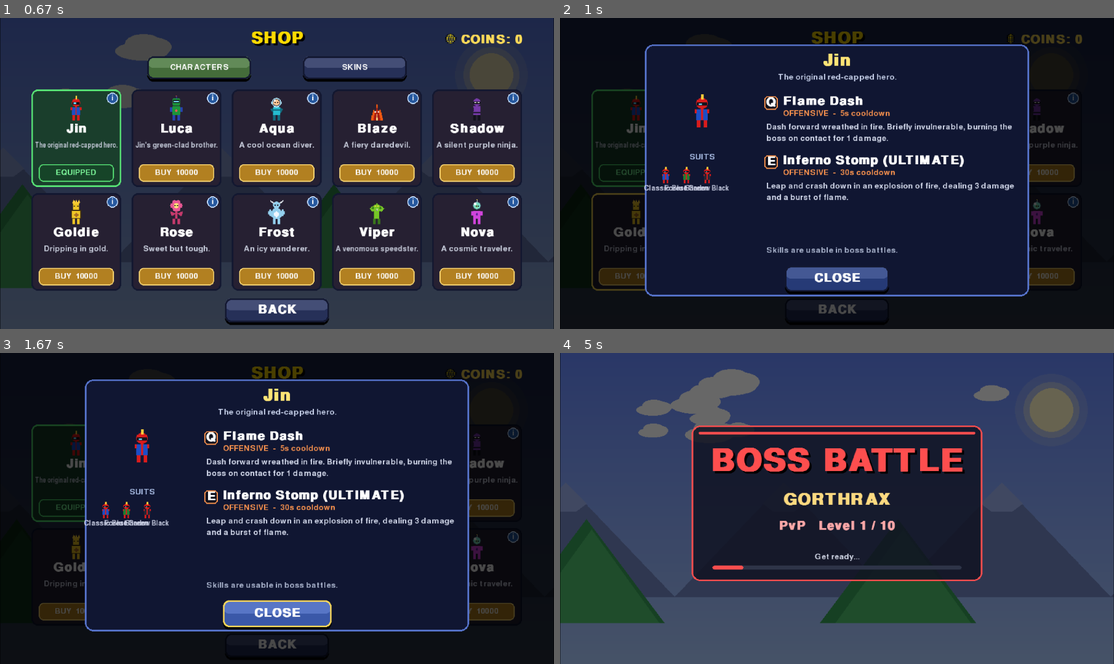
Above: before the commit, frames 1-4 (two rows, left to right).
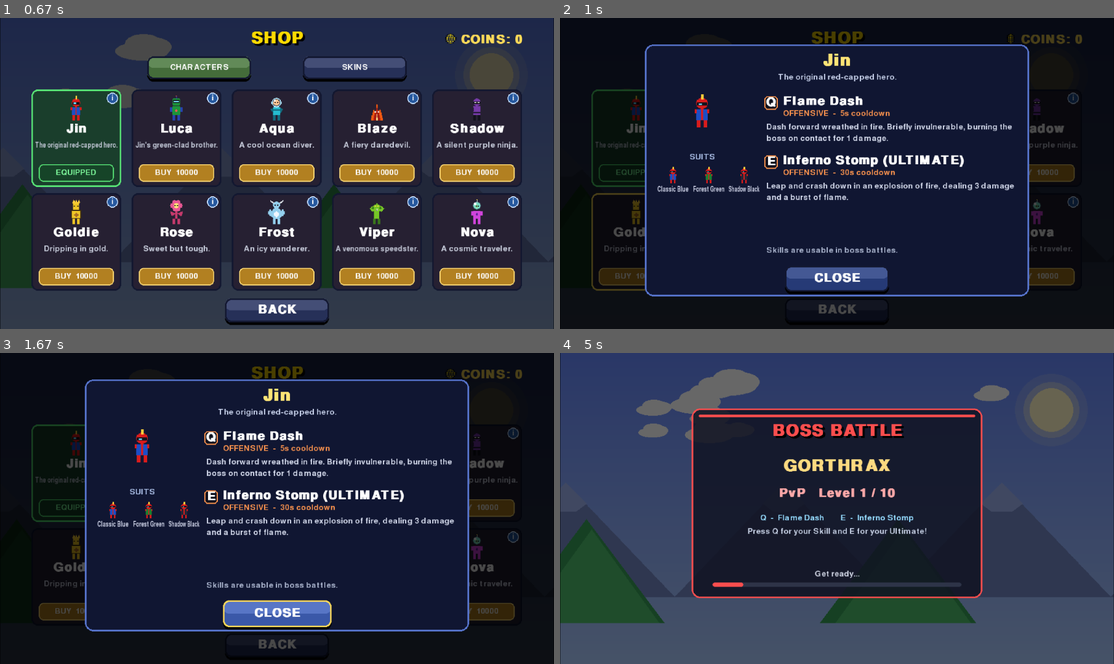
Above: after the commit, the same moments.

Repository: jinsungj27-collab/Pygame
Game: pygame game, started from main.py
Two runs of this game, one before a commit and one after it. Both use one fixed random seed, a clock stepped at 60 frames per second and the inputs below.
Inputs (mouse positions are in pixels of both pictures, inside the frame that each line leads up to):
- Up to frame 1 (0.67 s): press the mouse at (277, 220) at 0.37 s; move the mouse to (265, 154) at 0.47 s; release the mouse at (254, 89) at 0.6 s
- Up to frame 2 (1 s): press the mouse at (670, 98) at 0.7 s; move the mouse to (654, 179) at 0.8 s; release the mouse at (643, 263) at 0.93 s
- Up to frame 3 (1.67 s): press the mouse at (376, 576) at 1.03 s; move the mouse to (371, 520) at 1.13 s; release the mouse at (365, 464) at 1.27 s; press the mouse at (409, 433) at 1.37 s; move the mouse to (337, 527) at 1.47 s; release the mouse at (265, 620) at 1.6 s
- Up to frame 4 (5 s): press the mouse at (1036, 508) at 1.7 s; move the mouse to (831, 502) at 1.8 s; release the mouse at (632, 499) at 1.93 s; press the mouse at (637, 576) at 2.03 s; move the mouse to (753, 601) at 2.13 s; release the mouse at (875, 626) at 2.27 s; press the mouse at (759, 402) at 2.37 s; move the mouse to (864, 440) at 2.47 s; release the mouse at (975, 480) at 2.6 s; press the mouse at (837, 611) at 2.7 s; move the mouse to (864, 536) at 2.8 s; release the mouse at (892, 464) at 2.93 s; press the mouse at (737, 508) at 3.03 s; move the mouse to (737, 536) at 3.13 s; release the mouse at (731, 564) at 3.27 s; click (776, 583) at 3.38 s; click (654, 430) at 3.72 s; press the mouse at (837, 645) at 4.03 s; move the mouse to (825, 561) at 4.13 s; release the mouse at (814, 477) at 4.27 s; press the mouse at (837, 520) at 4.37 s; move the mouse to (931, 458) at 4.47 s; release the mouse at (1025, 396) at 4.6 s; press the mouse at (920, 533) at 4.7 s; move the mouse to (969, 542) at 4.8 s; release the mouse at (1019, 555) at 4.93 s

Frame 1 is identical in both runs. In frame 2, 0.6% of the frame differs, in the area x 15-36%, y 47-56%; in frame 3, 0.6%; in frame 4, 12%, in the area x 23-77%, y 17-79%.

Commit message:
Update game and shop logic

Diff:
--- a/game.py
+++ b/game.py
@@ -215,9 +215,9 @@
         self.legal_scroll = 0.0
         self._doc_max_scroll = 0.0
 
-        self.btn_retry    = Button(cx, 340, 260, 60, "RETRY", self.font_menu, icon='play',
+        self.btn_retry    = Button(cx, 356, 260, 60, "RETRY", self.font_menu, icon='play',
                                    base_color=(30, 120, 60), hover_color=(50, 170, 90))
-        self.btn_go_menu  = Button(cx, 415, 260, 60, "MAIN MENU", self.font_menu, icon='home',
+        self.btn_go_menu  = Button(cx, 428, 260, 60, "MAIN MENU", self.font_menu, icon='home',
                                    base_color=(110, 70, 30), hover_color=(160, 110, 50))
 
     def _music_label(self):
@@ -380,6 +380,9 @@
     def _on_victory(self):
         """All PvP bosses cleared - show the game-over screen as a win."""
         stop_music()
+        # Bank the run's coins into the persistent wallet, just like a normal
+        # game over, so a winning run isn't penalized by losing its coins.
+        self.wallet += self.coins
         self.victory = True
         self.new_record = self.score > self.prev_high
         if self.score > self.high_score:
@@ -964,7 +967,7 @@
         bar_w, bar_h = 360, 18
         x = SCREEN_WIDTH // 2 - bar_w // 2
         y = 84
-        label = self.font_hud.render("BOSS", True, (255, 90, 90))
+        label = self.font_hud.render(self._boss_name(), True, (255, 90, 90))
         self.screen.blit(label, (x, y - 24))
         pygame.draw.rect(self.screen, (20, 20, 30), (x - 3, y - 3, bar_w + 6, bar_h + 6),
                          border_radius=6)
@@ -1075,17 +1078,30 @@
         cy = SCREEN_HEIGHT // 2 - 10
         if self.is_boss:
             accent = (255, 80, 80)
-            rect = self._draw_card(cx, cy, 560, 300, accent)
-            self._draw_title_banner("BOSS BATTLE", rect.y + 40, color=accent)
+            rect = self._draw_card(cx, cy, 560, 366, accent)
+            self._draw_title_banner("BOSS BATTLE", rect.y + 28, color=accent,
+                                    big=False)
             nm = self.font_title.render(self._boss_name(), True, (255, 220, 130))
-            self.screen.blit(nm, (cx - nm.get_width() // 2, rect.y + 128))
+            self.screen.blit(nm, (cx - nm.get_width() // 2, rect.y + 96))
             if self.mode == MODE_PVP:
                 sub = self.font_menu.render(
                     f"PvP   Level {self.level_num} / {pvp_level_count()}",
                     True, (255, 170, 170))
             else:
                 sub = self.font_menu.render("Stomp it to win!", True, (235, 235, 245))
-            self.screen.blit(sub, (cx - sub.get_width() // 2, rect.y + 182))
+            self.screen.blit(sub, (cx - sub.get_width() // 2, rect.y + 152))
+
+            # Remind the player their character's skills are available here.
+            if self.skills is not None:
+                q_name = self.skills.q_def['name']
+                u_name = self.skills.ult_def['name']
+                hint1 = self.font_small.render(
+                    f"Q  -  {q_name}        E  -  {u_name}", True, (150, 220, 255))
+                self.screen.blit(hint1, (cx - hint1.get_width() // 2, rect.y + 204))
+                hint2 = self.font_small.render(
+                    "Press Q for your Skill and E for your Ultimate!",
+                    True, (200, 210, 230))
+                self.screen.blit(hint2, (cx - hint2.get_width() // 2, rect.y + 230))
         else:
             accent = tuple(self.theme.get('sun', (255, 220, 0)))[:3]
             rect = self._draw_card(cx, cy, 560, 300, accent)
@@ -1124,6 +1140,11 @@
         for b in (self.btn_resume, self.btn_settings, self.btn_mainmenu):
             b.update(mp)
             b.draw(self.screen)
+        hint = self.font_small.render(
+            "Move: A / D    Jump: Space    Dash: Shift    "
+            "Skill: Q    Ultimate: E", True, (200, 208, 228))
+        self.screen.blit(hint, (SCREEN_WIDTH // 2 - hint.get_width() // 2,
+                                SCREEN_HEIGHT - 40))
 
     def draw_settings(self):
         if self.settings_return == MENU:
@@ -1348,12 +1369,15 @@
         sc = self.font_menu.render(f"Score: {self.score:06d}", True, (255, 255, 255))
         self.screen.blit(sc, (SCREEN_WIDTH // 2 - sc.get_width() // 2, 200))
         hs = self.font_menu.render(f"High Score: {self.high_score:06d}", True, (255, 220, 90))
-        self.screen.blit(hs, (SCREEN_WIDTH // 2 - hs.get_width() // 2, 240))
+        self.screen.blit(hs, (SCREEN_WIDTH // 2 - hs.get_width() // 2, 236))
+        coins_txt = self.font_menu.render(
+            f"Coins earned: +{self.coins}", True, (255, 215, 70))
+        self.screen.blit(coins_txt, (SCREEN_WIDTH // 2 - coins_txt.get_width() // 2, 272))
         if self.new_record:
             flash = (pygame.time.get_ticks() // 250) % 2 == 0
             if flash:
                 nr = self.font_menu.render("NEW HIGH SCORE!", True, (120, 255, 140))
-                self.screen.blit(nr, (SCREEN_WIDTH // 2 - nr.get_width() // 2, 280))
+                self.screen.blit(nr, (SCREEN_WIDTH // 2 - nr.get_width() // 2, 308))
         mp = self._logical_mouse()
         for b in (self.btn_retry, self.btn_go_menu):
             b.update(mp)
--- a/shop.py
+++ b/shop.py
@@ -56,7 +56,7 @@
         'jump': ([180, 720, 1000], 'square'),
         'skins': [
             {'id': 'classic', 'name': 'Ember Red', 'suit': (170, 30, 20), 'price': 0},
-            {'id': 'magma',   'name': 'Magma',     'suit': (90, 20, 20)},
+            {'id': 'magma',   'name': 'Inferno Blue', 'suit': (40, 90, 215)},
         ],
     },
     {
@@ -67,7 +67,7 @@
         'jump': ([120, 400, 520], 'triangle'),
         'skins': [
             {'id': 'classic', 'name': 'Midnight', 'suit': (40, 30, 60), 'price': 0},
-            {'id': 'violet',  'name': 'Violet',   'suit': (140, 70, 210)},
+            {'id': 'violet',  'name': 'Crimson',  'suit': (200, 35, 55)},
         ],
     },
     {
@@ -77,7 +77,7 @@
         'jump': ([220, 880, 1180], 'sine'),
         'skins': [
             {'id': 'classic', 'name': 'Bronze',  'suit': (170, 110, 40), 'price': 0},
-            {'id': 'platinum', 'name': 'Platinum', 'suit': (200, 205, 215)},
+            {'id': 'platinum', 'name': 'Emerald', 'suit': (25, 155, 90)},
         ],
     },
     {
@@ -87,7 +87,7 @@
         'jump': ([210, 640, 880], 'sine'),
         'skins': [
             {'id': 'classic', 'name': 'Blush', 'suit': (200, 60, 110), 'price': 0},
-            {'id': 'cream',   'name': 'Cream', 'suit': (240, 225, 200)},
+            {'id': 'cream',   'name': 'Sapphire', 'suit': (45, 85, 200)},
         ],
     },
 ]
@@ -101,7 +101,7 @@
         'jump': ([260, 540, 700], 'sine'),
         'skins': [
             {'id': 'classic', 'name': 'Glacier', 'suit': (90, 150, 200), 'price': 0},
-            {'id': 'snow',    'name': 'Snow',    'suit': (235, 245, 255)},
+            {'id': 'snow',    'name': 'Deep Freeze', 'suit': (25, 55, 140)},
         ],
     },
     {
@@ -112,7 +112,7 @@
         'jump': ([140, 560, 760], 'square'),
         'skins': [
             {'id': 'classic', 'name': 'Toxic', 'suit': (60, 120, 30), 'price': 0},
-            {'id': 'jungle',  'name': 'Jungle', 'suit': (25, 70, 35)},
+            {'id': 'jungle',  'name': 'Venom', 'suit': (130, 40, 175)},
         ],
     },
     {
@@ -123,7 +123,7 @@
         'jump': ([240, 760, 1100], 'triangle'),
         'skins': [
             {'id': 'classic', 'name': 'Nebula', 'suit': (90, 40, 150), 'price': 0},
-            {'id': 'starlight', 'name': 'Starlight', 'suit': (180, 160, 230)},
+            {'id': 'starlight', 'name': 'Cosmic Cyan', 'suit': (30, 190, 210)},
         ],
     },
 ]
@@ -645,20 +645,26 @@
         screen.blit(preview, (left_cx - preview.get_width() // 2, box.y + 96))
 
         # Skin previews row (so the player can review suits before buying).
+        # Lay the suits out in equal-width cells across the left column and
+        # clamp each name to its cell so adjacent names never overlap.
         sk_label = game.font_small.render("SUITS", True, (180, 200, 240))
         screen.blit(sk_label, (left_cx - sk_label.get_width() // 2, box.y + 210))
-        sx = box.x + 28
+        skins = char['skins']
+        gx0 = box.x + 20
+        gw = (box.x + 226) - gx0          # keep clear of the right column
+        cell_w = gw / max(1, len(skins))
         sy = box.y + 236
-        for skin in char['skins']:
+        for i, skin in enumerate(skins):
+            ccx = gx0 + cell_w * (i + 0.5)
             sp = self._preview(char['id'], skin['id'], scale=2)
-            screen.blit(sp, (sx, sy))
+            screen.blit(sp, (int(ccx - sp.get_width() // 2), sy))
             nm = game.font_small.render(skin['name'], True, (210, 215, 235))
-            if nm.get_width() > 84:
+            max_nw = cell_w - 8
+            if nm.get_width() > max_nw:
                 nm = pygame.transform.smoothscale(
-                    nm, (84, nm.get_height()))
-            screen.blit(nm, (sx + sp.get_width() // 2 - nm.get_width() // 2,
-                             sy + sp.get_height() + 2))
-            sx += sp.get_width() + 16
+                    nm, (max(1, int(max_nw)), nm.get_height()))
+            screen.blit(nm, (int(ccx - nm.get_width() // 2),
+                             sy + sp.get_height() + 4))
 
         # Right column: the two skills.
         rx = box.x + 230
